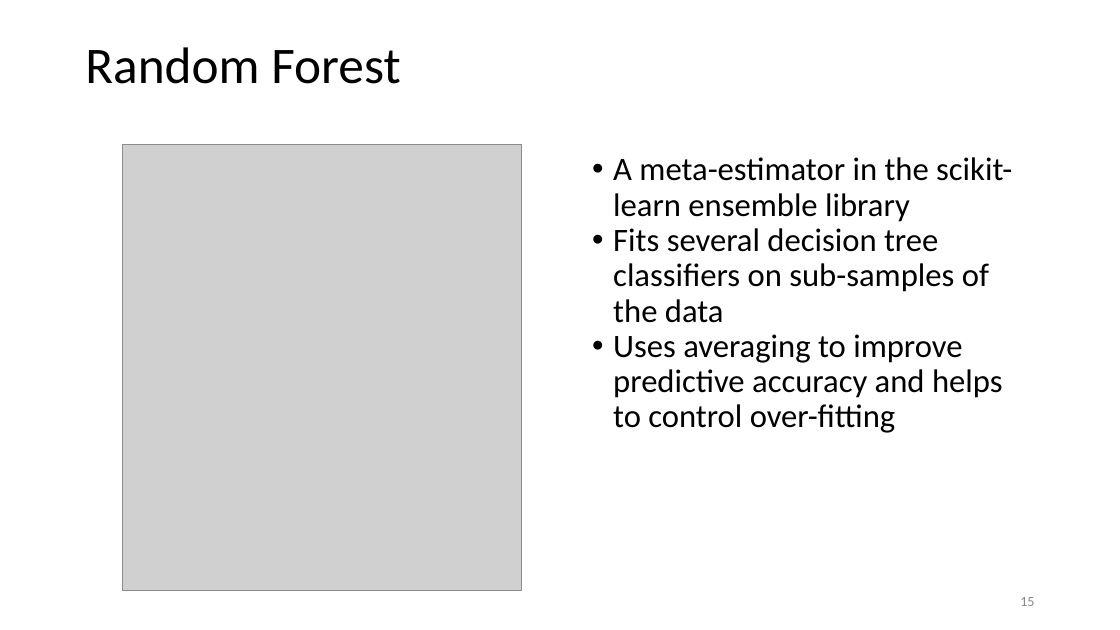
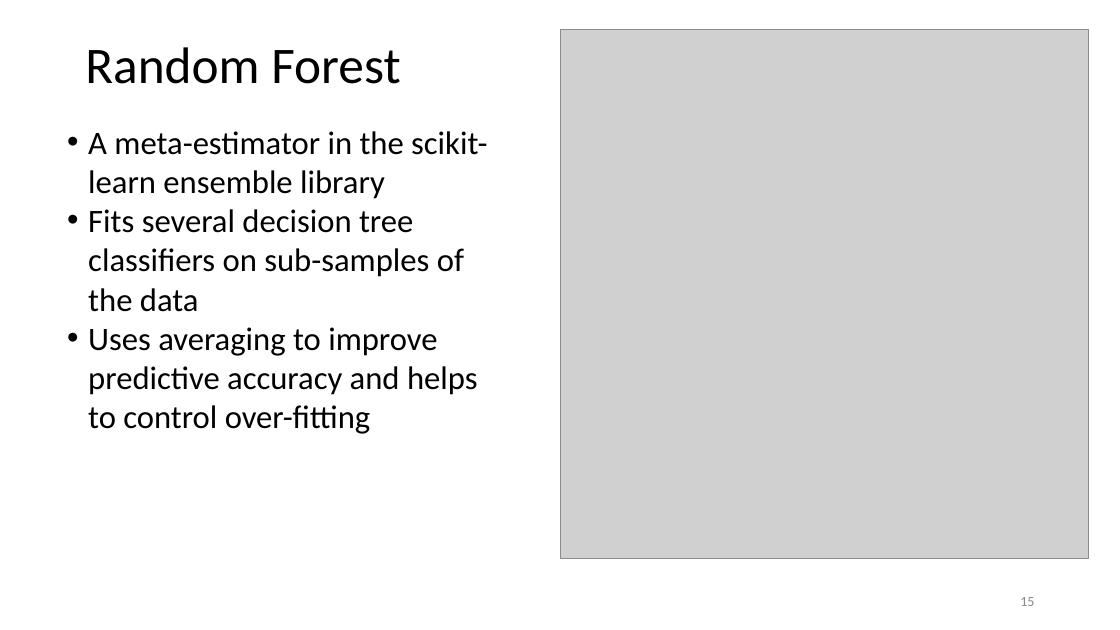
Before and after one commit to healykys/MarchMadnessProject, a slide deck: slide 15 of AIGroupPresentation.pptx. Drawn at 1120x630 pixels with LibreOffice and Linux fonts; fonts in the diff are those of the drawing; grey boxes stand for pictures. Boxes give left, top, right and bottom in pixels: in the first picture for what was removed or moved away, otherwise in the second. Text is boxed around its words. In the diff, an @@ line names an element or a change of style, - is before the commit and + after.

```diff
--- a/AIGroupPresentation.pptx
+++ b/AIGroupPresentation.pptx
@@ picture: place and size @@
-picture at (123, 145, 521, 592)
+picture at (560, 29, 1089, 559)
@@ text "A meta-estimator in the scikit-learn ...": place and size @@
-text "A meta-estimator in the scikit-learn ..." at (613, 157, 1012, 433)
+text "A meta-estimator in the scikit-learn ..." at (88, 131, 487, 434)
@@ text "A meta-estimator in the scikit-learn ..." at (88, 131, 487, 434): line spacing 0.9 to 1 @@
```
Also in this commit, not shown: 10 other slides changed, 1 slide added.
